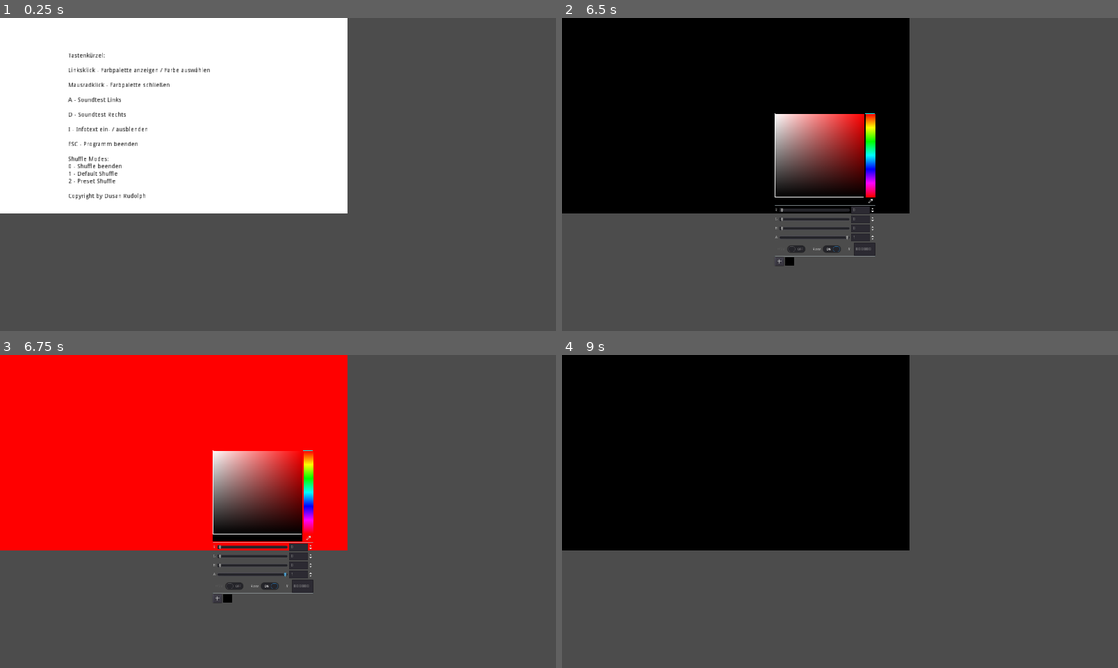
Above: before the commit, frames 1-4 (two rows, left to right).
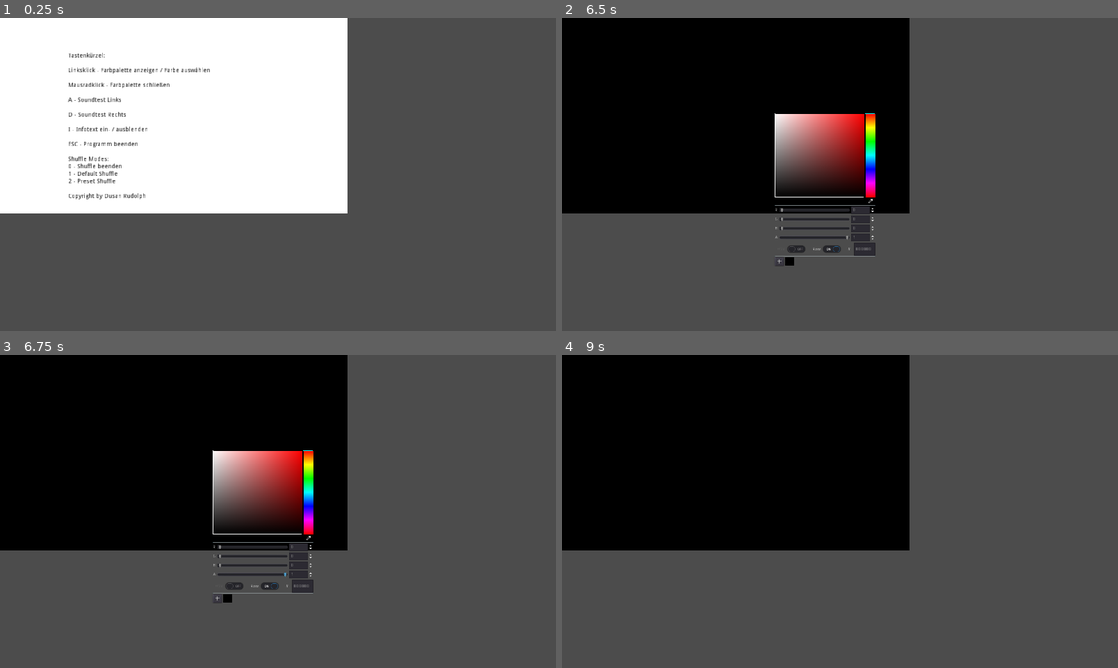
Above: after the commit, the same moments.

Repository: ZehFuge/Monit0rTest0r
Game: Godot game, scene res://Monit0rTest0r.tscn
The game is run twice, just before and just after one commit, with the same random seed, the same clock (stepped at 60 frames per second) and the same inputs.
Inputs (mouse positions are in pixels of both pictures, inside the frame that each line leads up to):
- Up to frame 1 (0.25 s): no input
- Up to frame 2 (6.5 s): tap Enter at 0.5, 2 s; move the mouse to (962, 158) at 0.52 s; hold D (audio_test_right) 0.53-1.28 s; tap Middle mouse button (close_picker) at 0.6 s; tap Space at 1.25 s; move the mouse to (728, 190) at 1.27 s; hold A (audio_test_left) 1.28-2.03 s; tap I (info) at 1.35 s; move the mouse to (895, 105) at 2.02 s; hold D (audio_test_right) 2.03-2.75 s; click (895, 105) at 2.1 s; click (873, 199) at 2.75 s; click "HSV" at 3.5 s; click "Raw" at 4.25 s; click (778, 262) at 5 s; click (789, 262) at 5.77 s
- Up to frame 3 (6.75 s): tap Space at 6.5 s; move the mouse to (250, 574) at 6.52 s; hold D (audio_test_right) from 6.53 s (still down); tap 1 (shuffle1) at 6.6 s
- Up to frame 4 (9 s): tap Enter at 7.25 s; move the mouse to (1006, 558) at 7.27 s; release D (audio_test_right) at 7.28 s; hold A (audio_test_left) from 7.28 s (still down); tap 2 (shuffle2) at 7.35 s; tap Space at 8 s; move the mouse to (673, 464) at 8.02 s; tap \ (shuffle_off) at 8.1 s; move the mouse to (867, 511) at 8.77 s; tap Middle mouse button (close_picker) at 8.85 s

Frames 1-2 are identical in both runs. In frame 3, 34% of the frame differs, in the area x 0-63%, y 0-63%; in frame 4, nothing differs.

Commit message:
Update Monit0rTest0r.gd

Diff:
--- a/Monit0rTest0r V1.1/Monit0rTest0r.gd
+++ b/Monit0rTest0r V1.1/Monit0rTest0r.gd
@@ -10,7 +10,7 @@
 var BrightnessBoundary = 0.6 # if below, text will be displayed as white
 
 var ShuffleMode = 0 # 0 = shuffle off
-var DefaultShuffleArray = [Color(255, 0, 0), Color(0, 255, 0), Color(0, 0, 255)]
+var DefaultShuffleArray = [Color(0, 0, 0), Color(255, 0, 0), Color(0, 255, 0), Color(0, 0, 255), Color(255, 255, 0), Color(0, 255, 255), Color(255, 255, 255)]
 var ColorShuffleArray = [] # saves color presets
 var ShuffleIterator = 0 # used to shuffle through ColorShuffleArray
 var ShuffleTimer = "done" # done & running
